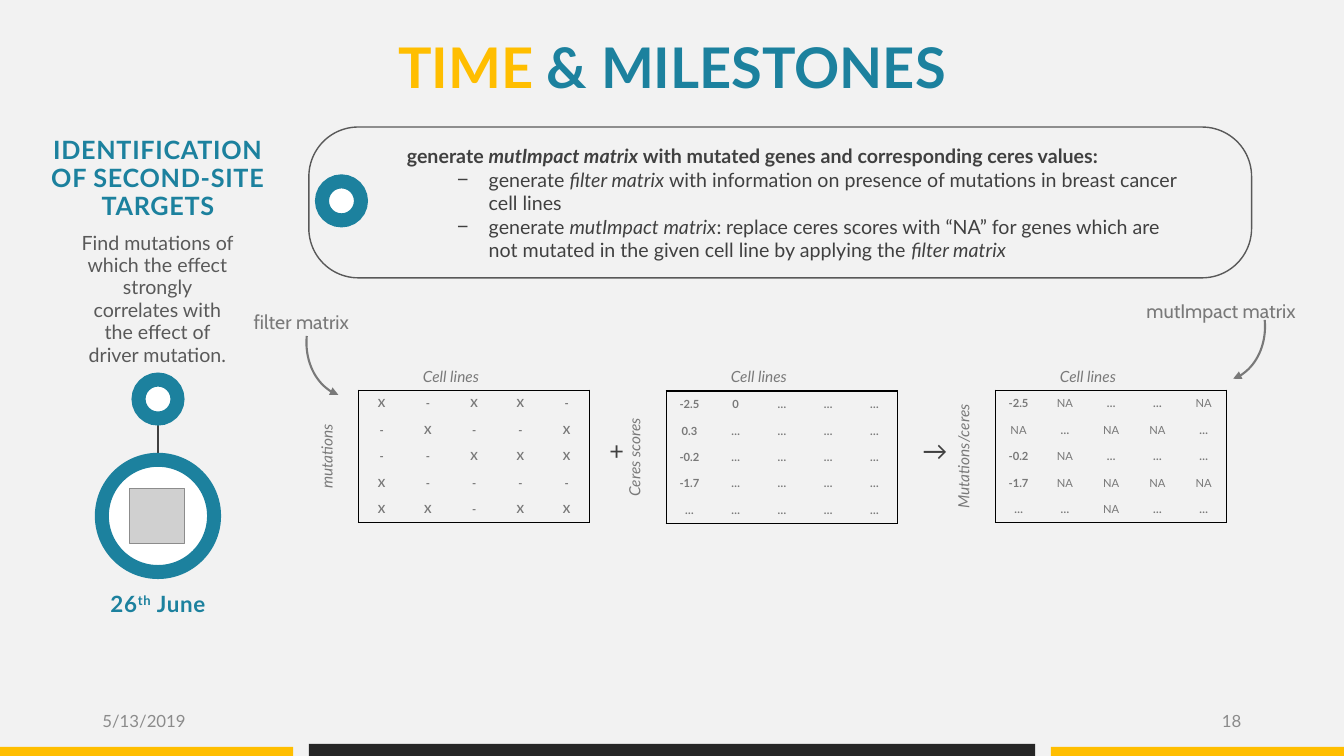
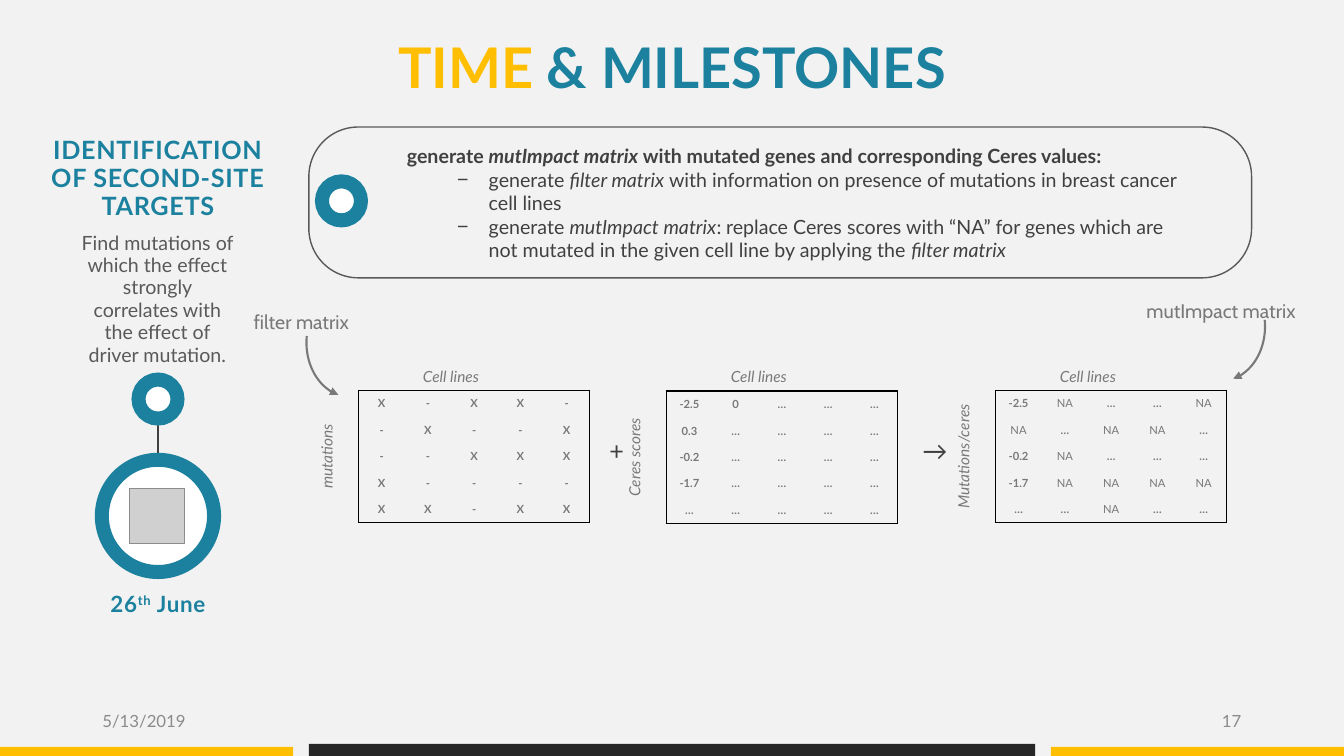
Before and after one commit to datascience-mobi/group-04-project-1-4, a slide deck: slide 17 of Project proposal_presentation_V1.pptx (slide 18 before the commit). Drawn at 1344x756 pixels with LibreOffice and Linux fonts; fonts in the diff are those of the drawing; grey boxes stand for pictures. Boxes give left, top, right and bottom in pixels: in the first picture for what was removed or moved away, otherwise in the second. Text is boxed around its words. In the diff, an @@ line names an element or a change of style, - is before the commit and + after.

```diff
--- a/Project proposal_presentation_V1.pptx
+++ b/Project proposal_presentation_V1.pptx
@@ text at (407, 148, 1101, 167): text changed @@
-generate mutImpact matrix with mutated genes and corresponding ceres values:
+generate mutImpact matrix with mutated genes and corresponding Ceres values:
@@ text at (489, 219, 1163, 261): text changed @@
-  − generate mutImpact matrix: replace ceres scores with “NA” for genes which are not mutated in the given cell line by applying the filter matrix
+  − generate mutImpact matrix: replace Ceres scores with “NA” for genes which are not mutated in the given cell line by applying the filter matrix
@@ page number at (1222, 715, 1241, 727): text changed @@
-18
+17
```
Also in this commit, not shown: 3 other slides changed, 1 slide removed.
